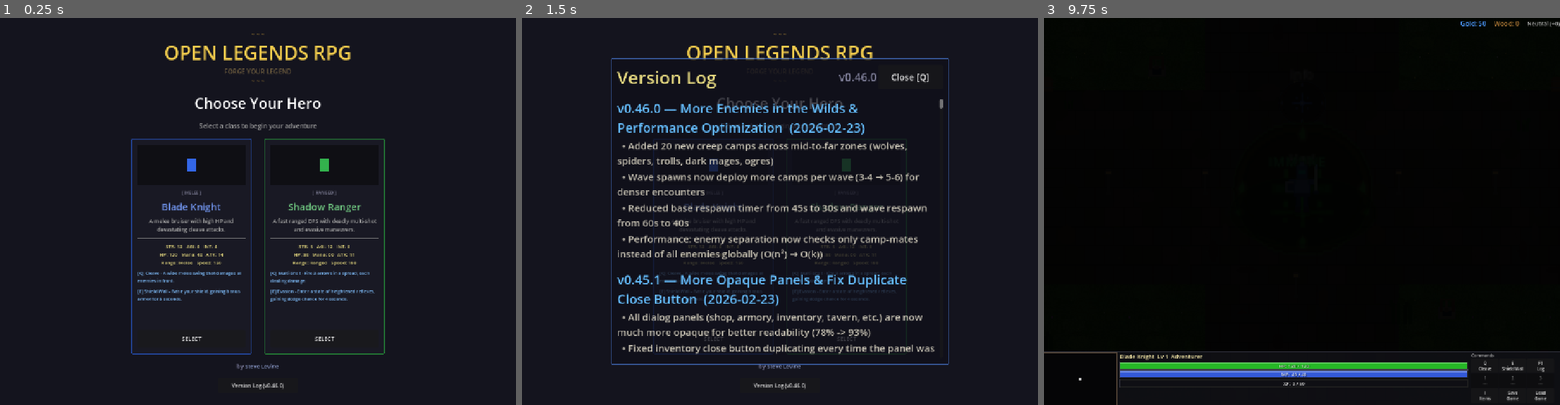
Above: before the commit, frames 1-3 (left to right).
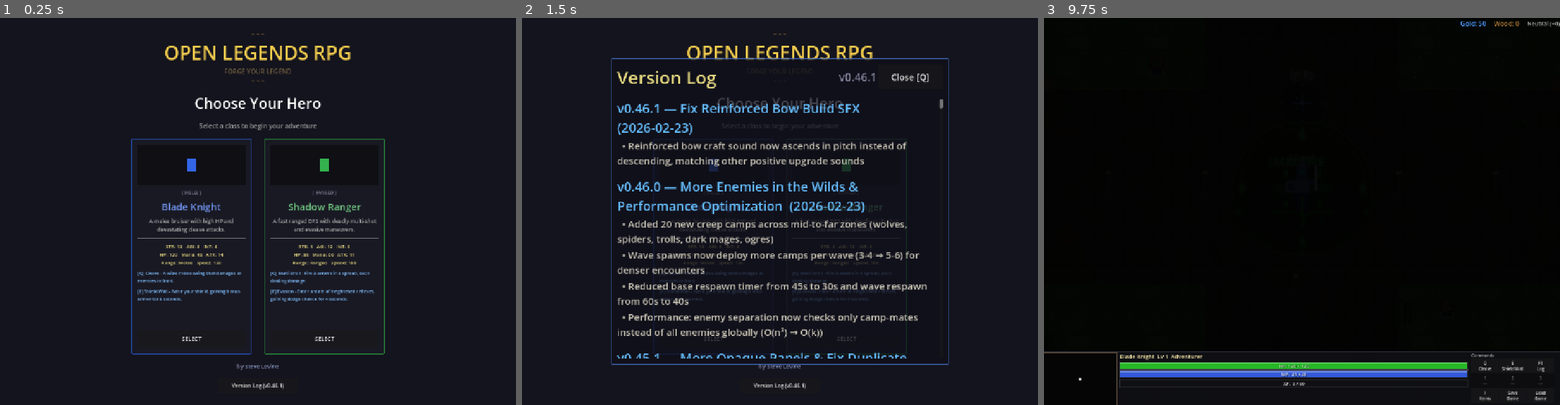
Above: after the commit, the same moments.

Repository: slxny/legends-open-rpg
Game: Godot game, scene res://scenes/main.tscn
Same seed, same stepped clock (60 frames per second), same inputs: the game is played once before the commit and once after it.
Inputs (mouse positions are in pixels of both pictures, inside the frame that each line leads up to):
- Up to frame 1 (0.25 s): no input
- Up to frame 2 (1.5 s): click "Version Log (v0.46.0)" (after the commit: "Version Log (v0.46.1)") at 0.5 s; click "SELECT" at 1.25 s
- Up to frame 3 (9.75 s): click "SELECT" at 2 s; tap Enter at 2.75, 4.25, 5.75 s; move the mouse to (1415, 192) at 2.77 s; hold D (move_right) 2.78-3.5 s; hold Q (ability_1) 2.78-3.5 s; click (1415, 192) at 2.92 s; tap Space (attack) at 3.5, 6.5 s; drag from (1198, 230) to (1276, 288) at 3.52 s; move the mouse to (1353, 126) at 4.27 s; hold D (move_right) 4.28-5 s; hold Space (attack) 4.28-5 s; drag from (1276, 288) to (1147, 153) at 5.02 s; move the mouse to (1456, 269) at 5.77 s; hold A (move_left) 5.78-6.5 s; tap 1 at 5.85 s; drag from (1147, 153) to (1224, 114) at 6.52 s; move the mouse to (1327, 211) at 7.27 s; hold S (move_down) 7.28-8 s; tap 3 at 7.35 s; click (1327, 211) at 7.42 s; drag from (1224, 114) to (1198, 230) at 8.02 s; move the mouse to (1415, 192) at 8.77 s; hold W (move_up) 8.78-9.5 s; hold Q (ability_1) 8.78-9.5 s; drag from (1198, 230) to (1276, 288) at 9.52 s

The runs differ from the first frame. In frame 1, less than 0.1% of the frame differs, in the area x 54-55%, y 94-96%; in frame 2, 11%, in the area x 18-80%, y 14-96%; in frame 3, nothing differs.

Commit message:
Fix reinforced bow SFX: ascending pitch instead of descending
The bowstring twang was using a descending frequency curve
(1.0 - t * 0.08) making it sound sad/deflating. Changed to
ascending (1.0 + t * 0.15) so it feels rewarding like all
other positive upgrade sounds. Bumped confirmation note from
B4 to C5 for a brighter finish.

https://claude.ai/code/session_01L3b9EJLMRKJDXXWSLJCZYh

Diff:
--- a/scenes/ui/changelog_dialog.gd
+++ b/scenes/ui/changelog_dialog.gd
@@ -9,9 +9,17 @@
 var _is_visible: bool = false
 var _is_mobile: bool = false
 
-const GAME_VERSION := "v0.46.0"
+const GAME_VERSION := "v0.46.1"
 
 const CHANGELOG: Array[Dictionary] = [
+	{
+		"version": "v0.46.1",
+		"title": "Fix Reinforced Bow Build SFX",
+		"date": "2026-02-23",
+		"entries": [
+			"Reinforced bow craft sound now ascends in pitch instead of descending, matching other positive upgrade sounds",
+		]
+	},
 	{
 		"version": "v0.46.0",
 		"title": "More Enemies in the Wilds & Performance Optimization",
--- a/scripts/autoloads/audio_manager.gd
+++ b/scripts/autoloads/audio_manager.gd
@@ -940,14 +940,14 @@
 
 func _gen_woodwork_bow() -> AudioStreamWAV:
 	# Taut bowstring snap with woody resonance — string being drawn and released
-	# Sharp twang followed by vibrating string hum, satisfying elastic snap
+	# Sharp twang followed by vibrating string hum, uplifting ascending snap
 	var samples = _make_samples(0.45)
-	# Bowstring twang — sharp pitched snap that vibrates
-	var twang_freq = 330.0  # E4
-	for i in range(samples.size()):
-		var t = float(i) / SAMPLE_RATE
-		# Vibrating string with natural decay and slight pitch drop
-		var freq = twang_freq * (1.0 - t * 0.08)
+	# Bowstring twang — sharp pitched snap that rises with energy
+	var twang_freq = 300.0  # D4 start, rises to feel positive
+	for i in range(samples.size()):
+		var t = float(i) / SAMPLE_RATE
+		# Vibrating string with ascending pitch — feels powerful and rewarding
+		var freq = twang_freq * (1.0 + t * 0.15)
 		samples[i] += sin(t * freq * TAU) * 0.35
 		# Harmonics of the string
 		samples[i] += sin(t * freq * 2.0 * TAU) * 0.15
@@ -962,9 +962,9 @@
 	_add_pitched_noise(snap, 4000.0, 2500.0, 0.3)
 	_apply_envelope(snap, 0.001, 0.003, 0.016)
 	_mix_into(samples, snap)
-	# Ascending confirmation note
-	_add_sine_segment(samples, 494.0, 0.15, 0.25, 0.15)  # B4
-	_add_sine_segment(samples, 988.0, 0.05, 0.25, 0.12)
+	# Ascending confirmation note — bright and rewarding
+	_add_sine_segment(samples, 523.0, 0.15, 0.25, 0.15)  # C5
+	_add_sine_segment(samples, 1047.0, 0.05, 0.25, 0.12)
 	_apply_envelope(samples, 0.002, 0.10, 0.35)
 	_soft_clip(samples, 1.4)
 	return _to_stream(samples)
